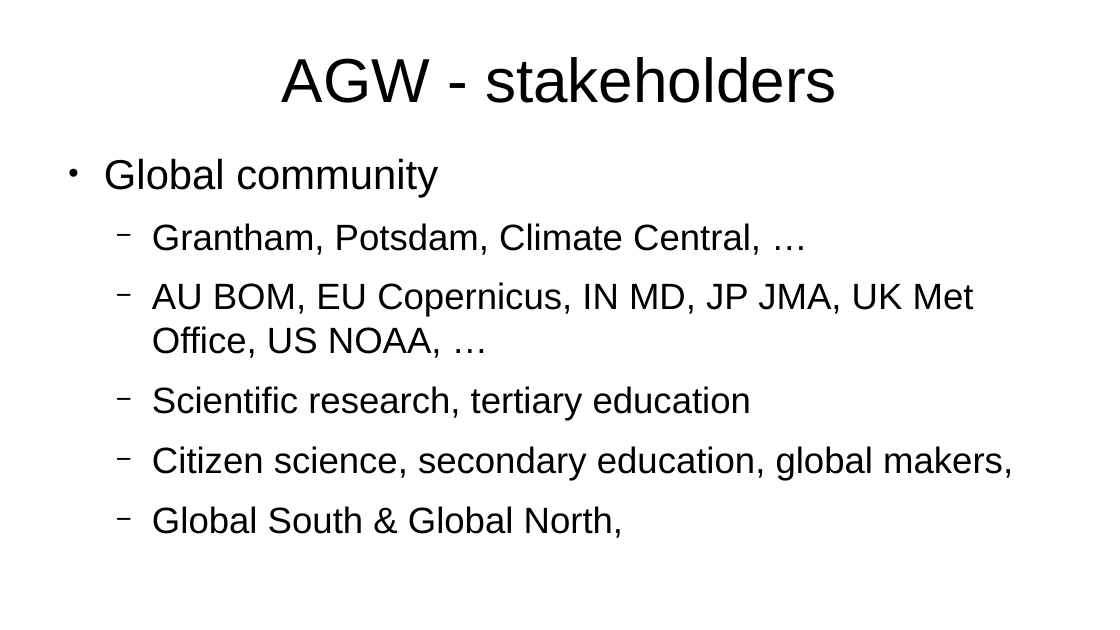
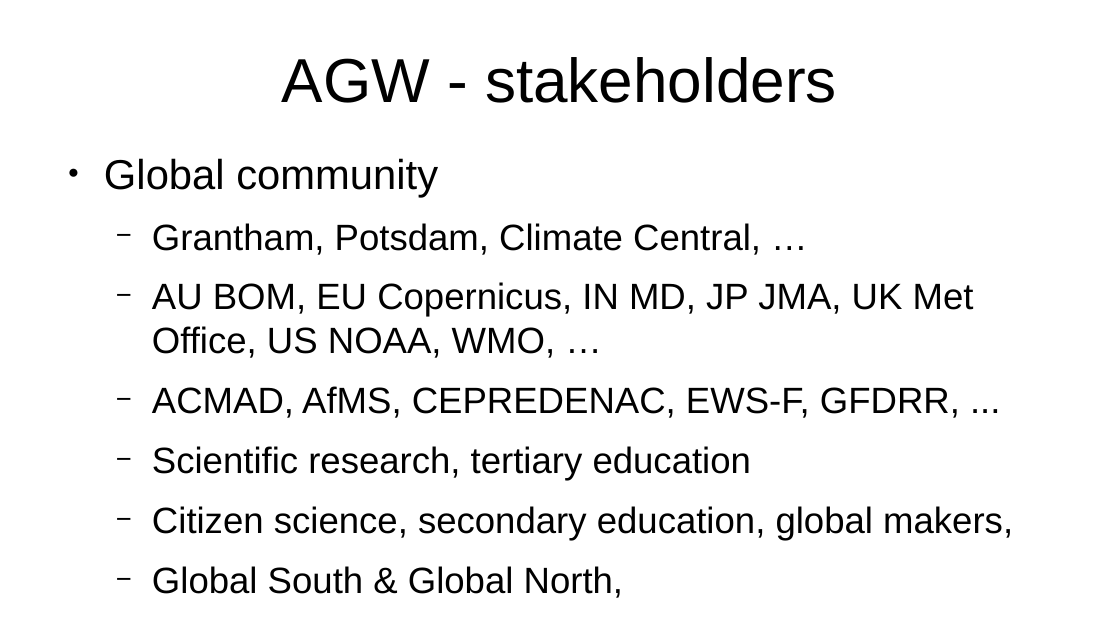
Before and after one commit to YorkEarwaker/Climate-Model, a slide deck: slide 8 of ppm/anthropogenic-global-warming-context.odp. Drawn at 1120x630 pixels with LibreOffice and Linux fonts; fonts in the diff are those of the drawing. Boxes give left, top, right and bottom in pixels: in the first picture for what was removed or moved away, otherwise in the second. Text is boxed around its words. In the diff, an @@ line names an element or a change of style, - is before the commit and + after.

Commit message:
update

```diff
--- a/ppm/anthropogenic-global-warming-context.odp
+++ b/ppm/anthropogenic-global-warming-context.odp
@@ text at box(152, 282, 974, 418): text changed @@
-  − AU BOM, EU Copernicus, IN MD, JP JMA, UK Met Office, US NOAA, …
+  − AU BOM, EU Copernicus, IN MD, JP JMA, UK Met Office, US NOAA, WMO, …
+  − ACMAD, AfMS, CEPREDENAC, EWS-F, GFDRR, ...
```
